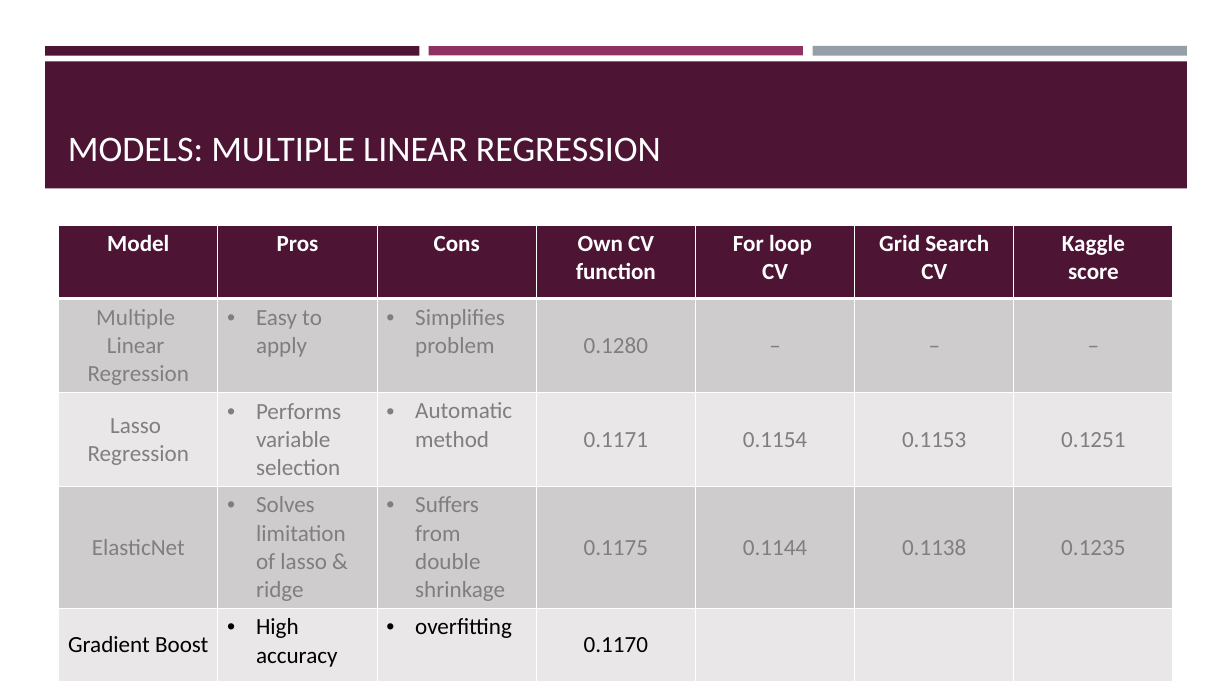
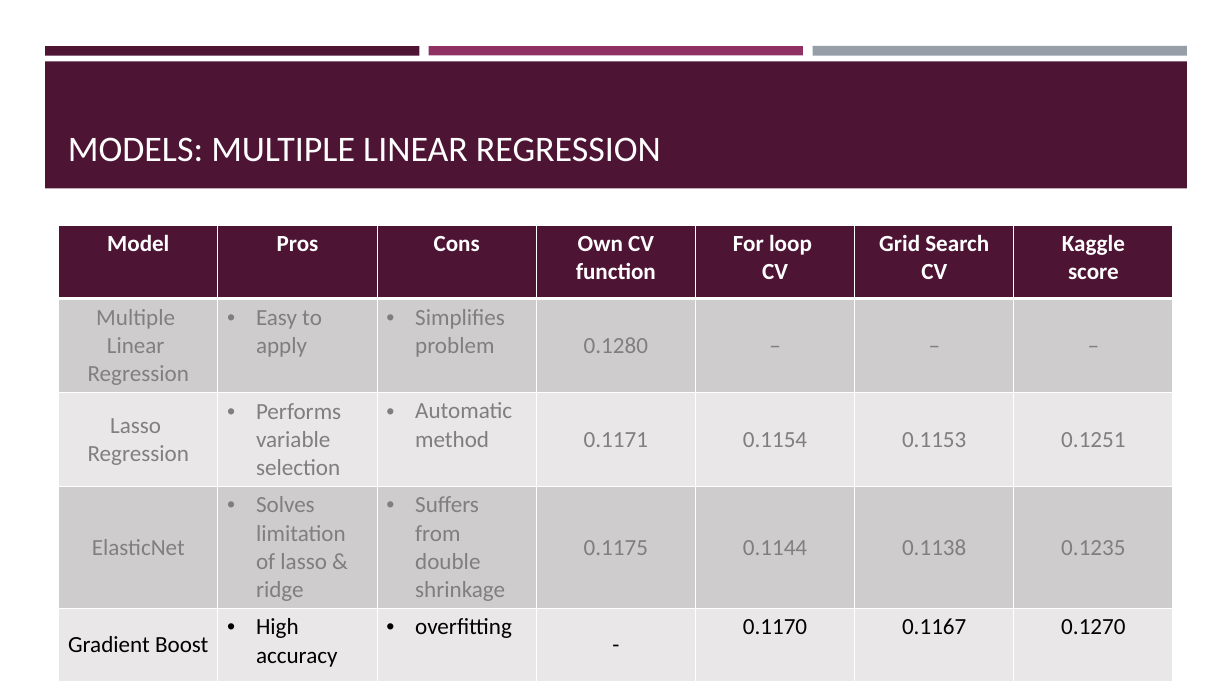
Before and after one commit to mjoy296/Machine-Learning-Project, a slide deck: slide 14 of SkewedKurtosis2.pptx. Drawn at 1232x693 pixels with LibreOffice and Linux fonts; fonts in the diff are those of the drawing. Boxes give left, top, right and bottom in pixels: in the first picture for what was removed or moved away, otherwise in the second. Text is boxed around its words. In the diff, an @@ line names an element or a change of style, - is before the commit and + after.

```diff
--- a/SkewedKurtosis2.pptx
+++ b/SkewedKurtosis2.pptx
@@ table at bbox=[59, 226, 1172, 677] @@
-row 5: Gradient Boost | High accuracy | overfitting | 0.1170 |  |  | 
+row 5: Gradient Boost | High accuracy | overfitting | - | 0.1170 | 0.1167 | 0.1270
```
Also in this commit, not shown: 1 other file.
